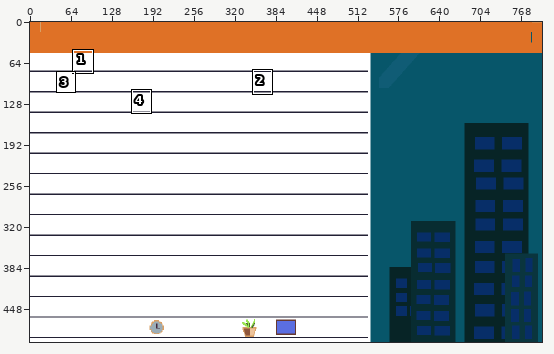
Pixel-art file: Assets/Images/samplebackground2.aseprite. The picture above shows the old version from afar; the outline marks the close-up.
Close-up. Before the commit:
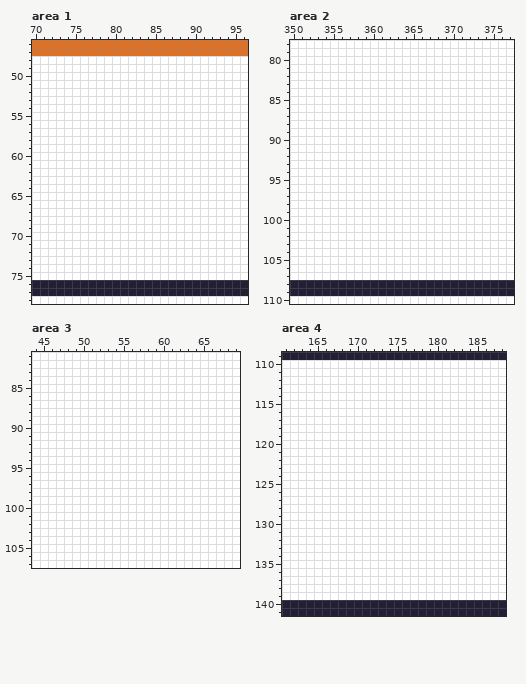
800x500 pixels, 1 frame. Shown: area 1: x 70..96, y 46..78; area 2: x 350..377, y 78..110; area 3: x 44..69, y 81..107; area 4: x 161..188, y 109..141. The commit also changed other parts of the picture, which this record leaves out.
New version:
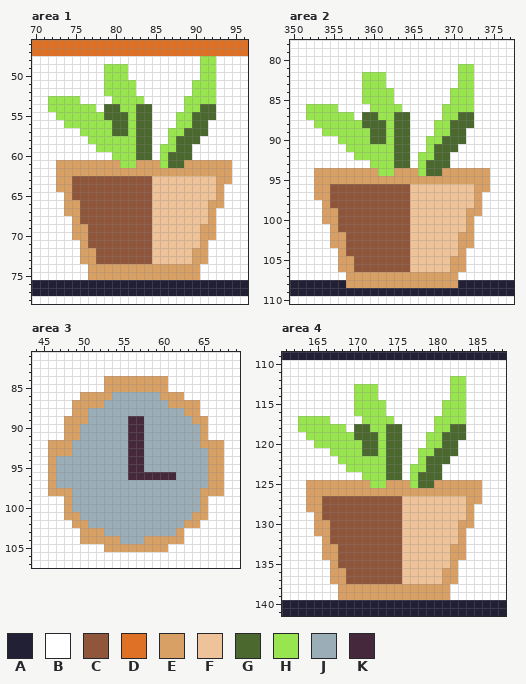
Palette (. is transparent): A #222034  B #ffffff  C #8f563b  D #df7126  E #d9a066  F #eec39a  G #4b692f  H #99e550  J #9badb7  K #45283c
The edit:
Changed rows in their new state; - is an unchanged pixel.
Area 1, layer "deco":
first column x 72:
48 -------------------HH--
49 -------HHH---------HH--
50 -------HHH---------HH--
51 -------HHHH-------HHH--
52 -------HHHH-------HHH--
53 HHHH----HHHH-----HHHH--
54 HHHHHH-GGHHGG----HHGG--
55 -HHHHHHGGGHGG---HHGGG--
56 --HHHHHHGGHGG---HHGG---
57 ----HHHHGGHGG--HHGGG---
58 -----HHHHHHGG--HGGG----
59 ------HHHHHGG-HHGG-----
60 --------HHHGG-HGGG-----
61 -EEEEEEEEHHEEEHGGEEEEEE
62 -EEEEEEEEEEEEEEEEEEEEEE
63 -EECCCCCCCCCCFFFFFFFFEE
64 -EECCCCCCCCCCFFFFFFFFE-
65 --ECCCCCCCCCCFFFFFFFFE-
66 --EECCCCCCCCCFFFFFFFEE-
67 --EECCCCCCCCCFFFFFFFE--
68 ---ECCCCCCCCCFFFFFFFE--
69 ---EECCCCCCCCFFFFFFEE--
70 ---EECCCCCCCCFFFFFFEE--
71 ----ECCCCCCCCFFFFFFE---
72 ----EECCCCCCCFFFFFEE---
73 ----EECCCCCCCFFFFFEE---
74 -----EEEEEEEEEEEEEE----
75 -----EEEEEEEEEEEEEE----
Area 2, layer "deco":
first column x 352:
 81 -------------------HH--
 82 -------HHH---------HH--
 83 -------HHH---------HH--
 84 -------HHHH-------HHH--
 85 -------HHHH-------HHH--
 86 HHHH----HHHH-----HHHH--
 87 HHHHHH-GGHHGG----HHGG--
 88 -HHHHHHGGGHGG---HHGGG--
 89 --HHHHHHGGHGG---HHGG---
 90 ----HHHHGGHGG--HHGGG---
 91 -----HHHHHHGG--HGGG----
 92 ------HHHHHGG-HHGG-----
 93 --------HHHGG-HGGG-----
 94 -EEEEEEEEHHEEEHGGEEEEEE
 95 -EEEEEEEEEEEEEEEEEEEEEE
 96 -EECCCCCCCCCCFFFFFFFFEE
 97 -EECCCCCCCCCCFFFFFFFFE-
 98 --ECCCCCCCCCCFFFFFFFFE-
 99 --EECCCCCCCCCFFFFFFFEE-
100 --EECCCCCCCCCFFFFFFFE--
101 ---ECCCCCCCCCFFFFFFFE--
102 ---EECCCCCCCCFFFFFFEE--
103 ---EECCCCCCCCFFFFFFEE--
104 ----ECCCCCCCCFFFFFFE---
105 ----EECCCCCCCFFFFFEE---
106 ----EECCCCCCCFFFFFEE---
107 -----EEEEEEEEEEEEEE----
108 -----EEEEEEEEEEEEEE----
Area 3, layer "deco":
first column x 46:
 84 -------EEEEEEEE-------
 85 -------EEEEEEEE-------
 86 ----EEEEJJJJJJEEE-----
 87 ---EEEEJJJJJJJJEEEE---
 88 ---EEJJJJJJJJJJJJEE---
 89 --EEEJJJJJKKJJJJJJEE--
 90 --EEJJJJJJKKJJJJJJJE--
 91 --EEJJJJJJKKJJJJJJJE--
 92 EEEJJJJJJJKKJJJJJJJEEE
 93 EEEJJJJJJJKKJJJJJJJJEE
 94 EJJJJJJJJJKKJJJJJJJJEE
 95 EJJJJJJJJJKKJJJJJJJJEE
 96 EJJJJJJJJJKKKKKKJJJJEE
 97 EJJJJJJJJJJJJJJJJJJJEE
 98 EEEJJJJJJJJJJJJJJJJEEE
 99 --EJJJJJJJJJJJJJJJJE--
100 --EJJJJJJJJJJJJJJJJE--
101 --EEJJJJJJJJJJJJJJEE--
102 ---EEJJJJJJJJJJJJEE---
103 ----EEEJJJJJJJJJE-----
104 ----EEEEEJJJEEEEE-----
105 -------EEEEEEEE-------
Area 4, layer "deco":
first column x 163:
112 -------------------HH--
113 -------HHH---------HH--
114 -------HHH---------HH--
115 -------HHHH-------HHH--
116 -------HHHH-------HHH--
117 HHHH----HHHH-----HHHH--
118 HHHHHH-GGHHGG----HHGG--
119 -HHHHHHGGGHGG---HHGGG--
120 --HHHHHHGGHGG---HHGG---
121 ----HHHHGGHGG--HHGGG---
122 -----HHHHHHGG--HGGG----
123 ------HHHHHGG-HHGG-----
124 --------HHHGG-HGGG-----
125 -EEEEEEEEHHEEEHGGEEEEEE
126 -EEEEEEEEEEEEEEEEEEEEEE
127 -EECCCCCCCCCCFFFFFFFFEE
128 -EECCCCCCCCCCFFFFFFFFE-
129 --ECCCCCCCCCCFFFFFFFFE-
130 --EECCCCCCCCCFFFFFFFEE-
131 --EECCCCCCCCCFFFFFFFE--
132 ---ECCCCCCCCCFFFFFFFE--
133 ---EECCCCCCCCFFFFFFEE--
134 ---EECCCCCCCCFFFFFFEE--
135 ----ECCCCCCCCFFFFFFE---
136 ----EECCCCCCCFFFFFEE---
137 ----EECCCCCCCFFFFFEE---
138 -----EEEEEEEEEEEEEE----
139 -----EEEEEEEEEEEEEE----
Changed places in both close-ups, as pixel boxes (x1, y1, x2, y2):
changed: (48, 56, 232, 280)
changed: (306, 64, 490, 288)
changed: (48, 376, 224, 552)
changed: (298, 376, 482, 600)
